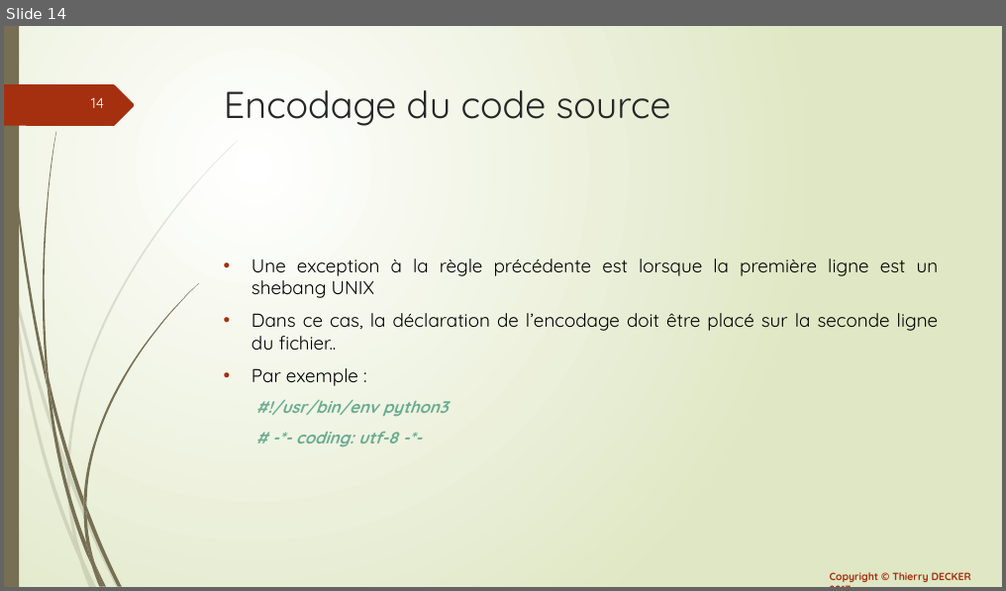
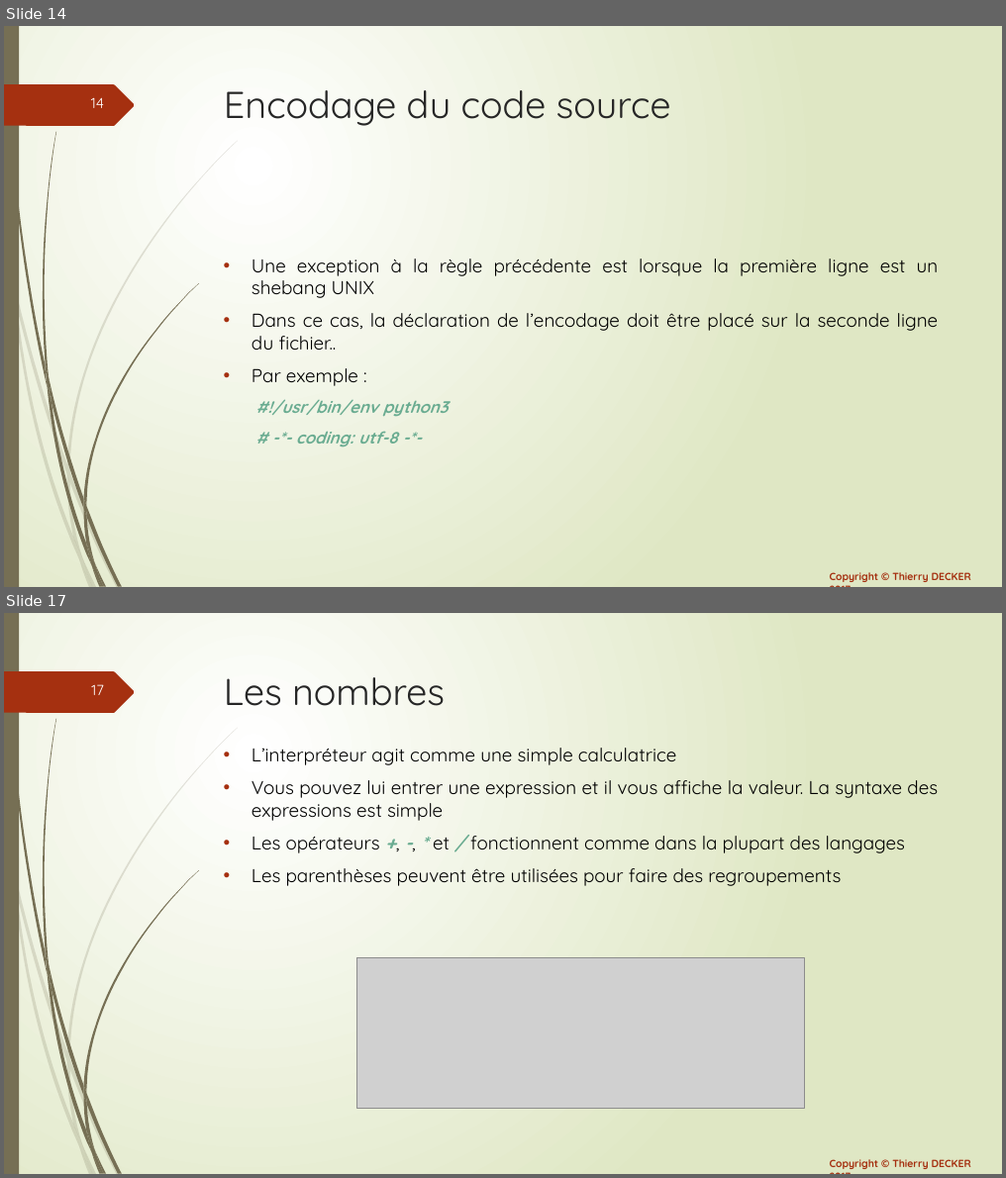
Before and after one commit to VikmanTheRacoon/learning-python, a slide deck: documentations/learning-python.pptx. Shown one above the other, each under a label of ours: slide 14 before the commit, slides 14 and 17 after it; the slides between them are not shown. The pictures are 1006x591 and 1006x1178 pixels, drawn with LibreOffice and Linux fonts; fonts in the diff are those of the drawing; grey boxes stand for pictures. Boxes give left, top, right and bottom in pixels: in the first picture for what was removed or moved away, otherwise in the second. Text is boxed around its words. In the diff, an @@ line names an element or a change of style, - is before the commit and + after.

```diff
--- a/documentations/learning-python.pptx
+++ b/documentations/learning-python.pptx
@@ slide 17 added at [4, 613, 1002, 1174], background gradient #FFFFFF to #DFE8C4; not listed: 26 template elements that a slide beside it also shows @@
@@ title added at [224, 677, 445, 706], 36 pt, text #262626 @@
+Les nombres
@@ text added at [252, 748, 938, 886], 18 pt, text #000000 @@
+• L’interpréteur agit comme une simple calculatrice
+• Vous pouvez lui entrer une expression et il vous affiche la valeur. La syntaxe des expressions est simple
+• Les opérateurs +, -, * et / fonctionnent comme dans la plupart des langages
+• Les parenthèses peuvent être utilisées pour faire des regroupements
@@ picture added at [357, 959, 805, 1108] @@
```
Also in this commit, not shown: 6 other slides added, 1 other file.
